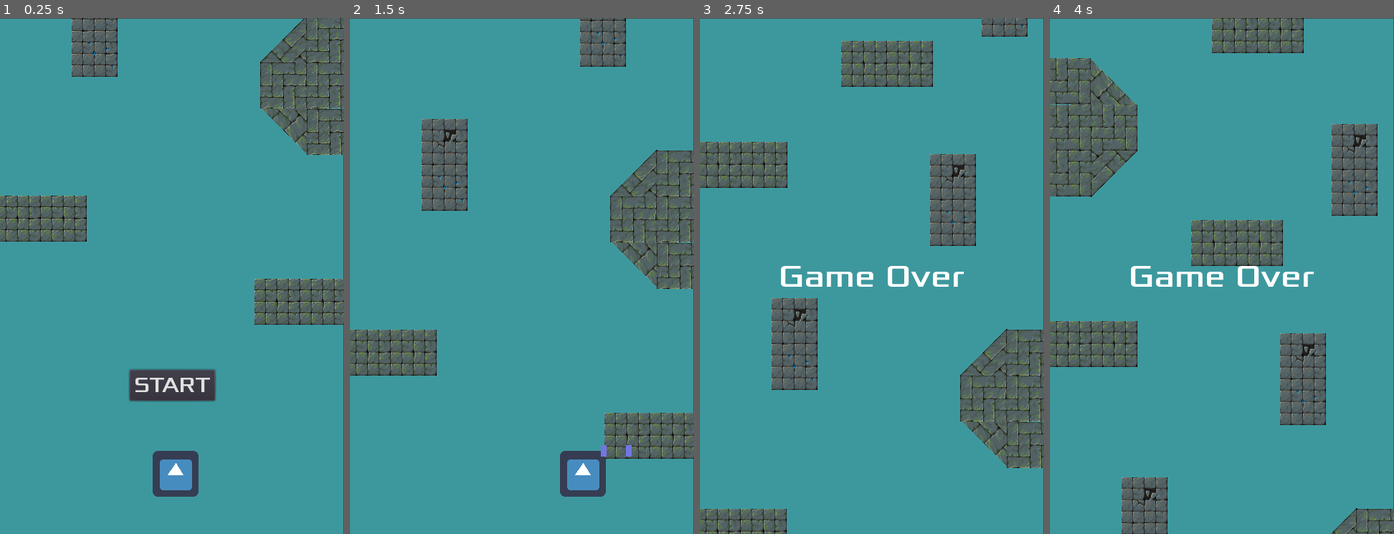
Above: before the commit, frames 1-4 (left to right).
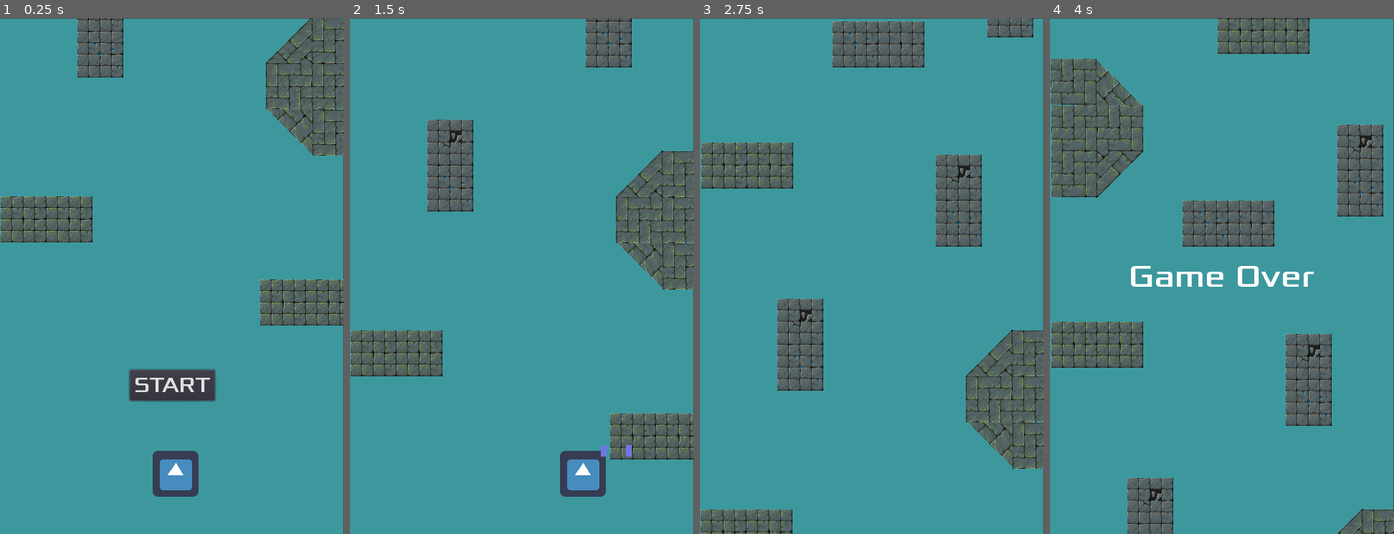
Above: after the commit, the same moments.

Repository: Harrison-Winters/Jet-Pack-Escape
Game: Godot game, scene res://Stage1.tscn
Same seed, same stepped clock (60 frames per second), same inputs: the game is played once before the commit and once after it. The engine's default icon, where the game draws it, is replaced by a stand-in: a white triangle on a blue panel in a dark square.
Inputs (mouse positions are in pixels of both pictures, inside the frame that each line leads up to):
- Up to frame 1 (0.25 s): no input
- Up to frame 2 (1.5 s): click "START" at 0.5 s; hold Right (ui_right) from 1.28 s (still down); hold Z (shoot) from 1.28 s (still down)
- Up to frame 3 (2.75 s): release Right (ui_right) at 2.03 s; release Z (shoot) at 2.03 s; hold Down (ui_down) from 2.03 s (still down); tap Z (shoot) at 2.1 s
- Up to frame 4 (4 s): release Down (ui_down) at 2.78 s; hold Right (ui_right) 2.78-3.5 s; hold Z (shoot) 2.78-3.5 s; click (1222, 384) at 3.5 s, where only the run before the commit has a clickable "START"

The runs differ from the first frame. In frame 1, 6.8% of the frame differs, in the area x 0-100%, y 0-60%; in frame 2, 7.0%; in frame 3, 11%; in frame 4, 12%, in the area x 0-100%, y 0-100%.

Commit message:
More Stage Building

Diff:
--- a/Jetpack Escape/Part1.tscn
+++ b/Jetpack Escape/Part1.tscn
@@ -1,19 +1,21 @@
-[gd_scene load_steps=6 format=2]
+[gd_scene load_steps=8 format=2]
 
 [ext_resource path="res://Wall1.tscn" type="PackedScene" id=1]
 [ext_resource path="res://Wall2.tscn" type="PackedScene" id=2]
 [ext_resource path="res://Wall3.tscn" type="PackedScene" id=3]
 [ext_resource path="res://WinArea.tscn" type="PackedScene" id=4]
 [ext_resource path="res://Obstacles.gd" type="Script" id=5]
+[ext_resource path="res://Wall5.tscn" type="PackedScene" id=6]
+[ext_resource path="res://Wall4.tscn" type="PackedScene" id=7]
 
 [node name="Part1" type="Node2D"]
 position = Vector2( -300, -51 )
+__meta__ = {
+"_edit_vertical_guides_": [ 750.0 ]
+}
 
-[node name="WinArea" parent="." groups=["ObstaclesPart1"] instance=ExtResource( 4 )]
-position = Vector2( 370, -2469 )
-collision_layer = 1024
-collision_mask = 1024
-script = ExtResource( 5 )
+[node name="Obstacle10" parent="." groups=["ObstaclesPart1"] instance=ExtResource( 2 )]
+position = Vector2( 530, -2950 )
 
 [node name="Obstacle1" parent="." groups=["ObstaclesPart1"] instance=ExtResource( 1 )]
 position = Vector2( 284, 325 )
@@ -37,7 +39,7 @@
 position = Vector2( 684, -462 )
 
 [node name="Obstacles" parent="." groups=["ObstaclesPart1"] instance=ExtResource( 1 )]
-position = Vector2( 488, -328 )
+position = Vector2( 721, -2947 )
 
 [node name="Wall3" parent="." groups=["ObstaclesPart1"] instance=ExtResource( 3 )]
 position = Vector2( 784, 205 )
@@ -67,16 +69,126 @@
 position = Vector2( 282, -1394 )
 
 [node name="Obstacles5" parent="." groups=["ObstaclesPart1"] instance=ExtResource( 1 )]
-position = Vector2( 719, -1724 )
+position = Vector2( 626, -1724 )
 
 [node name="Obstacles6" parent="." groups=["ObstaclesPart1"] instance=ExtResource( 1 )]
-position = Vector2( 534, -1896 )
+position = Vector2( 286, -3506 )
 
 [node name="Obstacles7" parent="." groups=["ObstaclesPart1"] instance=ExtResource( 1 )]
 position = Vector2( 281, -2051 )
 
 [node name="Obstacles8" parent="." groups=["ObstaclesPart1"] instance=ExtResource( 1 )]
-position = Vector2( 612, -2251 )
+position = Vector2( 544, -2258 )
 
 [node name="Obstacle9" parent="." groups=["ObstaclesPart1"] instance=ExtResource( 2 )]
 position = Vector2( 291, -1787 )
+
+[node name="Obstacles9" parent="." groups=["ObstaclesPart1"] instance=ExtResource( 1 )]
+position = Vector2( 283, -2874 )
+
+[node name="Obstacles10" parent="." groups=["ObstaclesPart1"] instance=ExtResource( 1 )]
+position = Vector2( 689, -2634 )
+
+[node name="WinArea" parent="." groups=["ObstaclesPart1"] instance=ExtResource( 4 )]
+position = Vector2( 541, -6756 )
+collision_layer = 1024
+collision_mask = 1024
+script = ExtResource( 5 )
+
+[node name="Node2D" parent="." groups=["ObstaclesPart1"] instance=ExtResource( 7 )]
+position = Vector2( 285, -2592 )
+
+[node name="Node2D2" parent="." groups=["ObstaclesPart1"] instance=ExtResource( 7 )]
+position = Vector2( 355, -3218 )
+
+[node name="Obstacles11" parent="." groups=["ObstaclesPart1"] instance=ExtResource( 1 )]
+position = Vector2( 645, -3173 )
+
+[node name="Node2D3" parent="." groups=["ObstaclesPart1"] instance=ExtResource( 6 )]
+position = Vector2( 448, -1905 )
+
+[node name="Node2D4" parent="." groups=["ObstaclesPart1"] instance=ExtResource( 6 )]
+position = Vector2( 499, -3452 )
+
+[node name="Node2D5" parent="." groups=["ObstaclesPart1"] instance=ExtResource( 6 )]
+position = Vector2( 468, -356 )
+
+[node name="Wall7" parent="." groups=["ObstaclesPart1"] instance=ExtResource( 3 )]
+position = Vector2( 803, -1961 )
+rotation = 3.14159
+
+[node name="Node2D6" parent="." groups=["ObstaclesPart1"] instance=ExtResource( 6 )]
+position = Vector2( 360, -3947 )
+
+[node name="Wall8" parent="." groups=["ObstaclesPart1"] instance=ExtResource( 3 )]
+position = Vector2( 640, -3769 )
+rotation = 1.5708
+
+[node name="Obstacle11" parent="." groups=["ObstaclesPart1"] instance=ExtResource( 2 )]
+position = Vector2( 657, -4073 )
+
+[node name="Node2D7" parent="." groups=["ObstaclesPart1"] instance=ExtResource( 7 )]
+position = Vector2( 420, -4329 )
+
+[node name="Obstacle12" parent="." groups=["ObstaclesPart1"] instance=ExtResource( 2 )]
+position = Vector2( 329, -4585 )
+
+[node name="Obstacles12" parent="." groups=["ObstaclesPart1"] instance=ExtResource( 1 )]
+position = Vector2( 551, -4535 )
+
+[node name="Wall9" parent="." groups=["ObstaclesPart1"] instance=ExtResource( 3 )]
+position = Vector2( 290, -4830 )
+
+[node name="Node2D8" parent="." groups=["ObstaclesPart1"] instance=ExtResource( 6 )]
+position = Vector2( 684, -4774 )
+
+[node name="Wall10" parent="." instance=ExtResource( 6 )]
+position = Vector2( 504, -2471 )
+
+[node name="Wall1" parent="." instance=ExtResource( 1 )]
+position = Vector2( 284, -5094 )
+
+[node name="Wall1" parent="Wall1" instance=ExtResource( 1 )]
+position = Vector2( 128, 0 )
+
+[node name="Wall2" parent="." instance=ExtResource( 1 )]
+position = Vector2( 640, -5094 )
+
+[node name="Wall11" parent="." instance=ExtResource( 1 )]
+position = Vector2( 286, -5406 )
+
+[node name="Wall12" parent="." instance=ExtResource( 7 )]
+position = Vector2( 524, -5331 )
+
+[node name="Wall13" parent="." instance=ExtResource( 1 )]
+position = Vector2( 454, -5557 )
+
+[node name="Wall14" parent="." instance=ExtResource( 6 )]
+position = Vector2( 667, -5511 )
+
+[node name="Wall15" parent="." instance=ExtResource( 1 )]
+position = Vector2( 291, -5729 )
+
+[node name="Wall16" parent="." instance=ExtResource( 6 )]
+position = Vector2( 287, -5908 )
+
+[node name="Wall17" parent="." instance=ExtResource( 7 )]
+position = Vector2( 509, -5865 )
+
+[node name="Wall18" parent="." instance=ExtResource( 6 )]
+position = Vector2( 649, -6006 )
+
+[node name="Wall19" parent="." instance=ExtResource( 7 )]
+position = Vector2( 398, -6122 )
+
+[node name="Wall20" parent="." instance=ExtResource( 1 )]
+position = Vector2( 288, -6297 )
+
+[node name="Wall21" parent="." instance=ExtResource( 6 )]
+position = Vector2( 454, -6406 )
+
+[node name="Wall22" parent="." instance=ExtResource( 1 )]
+position = Vector2( 682, -6589 )
+
+[node name="Wall23" parent="." instance=ExtResource( 1 )]
+position = Vector2( 551, -6590 )
--- a/Jetpack Escape/Stage1.tscn
+++ b/Jetpack Escape/Stage1.tscn
@@ -64,7 +64,7 @@
 [node name="HUD" parent="." instance=ExtResource( 4 )]
 
 [node name="Part1" parent="." instance=ExtResource( 6 )]
-position = Vector2( -292, -78 )
+position = Vector2( -284, -77 )
 script = ExtResource( 7 )
 
 [node name="StartTimer" type="Timer" parent="."]
--- a/Jetpack Escape/Wall.gd
+++ b/Jetpack Escape/Wall.gd
@@ -1,13 +1,17 @@
 extends Node2D
 
+var velocity = Vector2.ZERO
 
 
 func _ready():
-	pass # Replace with function body.
+	pass
 
 func _process(delta):
-	var velocity = Vector2.DOWN * 200
+#	var velocity = Vector2.DOWN * 200
 	position += velocity * delta
 
-	if position.y > 800:
-		position.y = -800
+#	if position.y > 800:
+#		position.y = -800
+
+func update_velocity():
+	velocity = Vector2.DOWN * 200
--- a/Jetpack Escape/Wall1.tscn
+++ b/Jetpack Escape/Wall1.tscn
@@ -3,7 +3,7 @@
 [ext_resource path="res://art/png/TILE_1A.png" type="Texture" id=1]
 [ext_resource path="res://Obstacles.gd" type="Script" id=2]
 
-[node name="Obstacles" type="Node2D"]
+[node name="Wall1" type="Node2D"]
 script = ExtResource( 2 )
 
 [node name="StaticBody2D" type="StaticBody2D" parent="."]
--- a/Jetpack Escape/Wall2.tscn
+++ b/Jetpack Escape/Wall2.tscn
@@ -4,7 +4,7 @@
 [ext_resource path="res://Obstacles.gd" type="Script" id=2]
 [ext_resource path="res://art/png/TILE_2E.png" type="Texture" id=3]
 
-[node name="Obstacle2" type="Node2D"]
+[node name="Wall2" type="Node2D"]
 script = ExtResource( 2 )
 
 [node name="StaticBody2D" type="StaticBody2D" parent="."]
--- /dev/null
+++ b/Jetpack Escape/Wall4.tscn
@@ -0,0 +1,33 @@
+[gd_scene load_steps=5 format=2]
+
+[ext_resource path="res://art/png/TILE_1C.png" type="Texture" id=1]
+[ext_resource path="res://art/png/TILE_1D.png" type="Texture" id=2]
+[ext_resource path="res://Wall.gd" type="Script" id=3]
+
+[sub_resource type="RectangleShape2D" id=1]
+extents = Vector2( 65.5, 66 )
+
+[node name="Wall4" type="Node2D"]
+script = ExtResource( 3 )
+
+[node name="StaticBody2D" type="StaticBody2D" parent="."]
+
+[node name="CollisionShape2D" type="CollisionShape2D" parent="StaticBody2D"]
+position = Vector2( 64.5, 65 )
+shape = SubResource( 1 )
+
+[node name="Tile1c" type="Sprite" parent="."]
+position = Vector2( 33, 33 )
+texture = ExtResource( 1 )
+
+[node name="Tile1c2" type="Sprite" parent="."]
+position = Vector2( 97, 33 )
+texture = ExtResource( 1 )
+
+[node name="Tile1d" type="Sprite" parent="."]
+position = Vector2( 97, 97 )
+texture = ExtResource( 2 )
+
+[node name="Tile1c3" type="Sprite" parent="."]
+position = Vector2( 33, 97 )
+texture = ExtResource( 1 )
--- /dev/null
+++ b/Jetpack Escape/Wall5.tscn
@@ -0,0 +1,25 @@
+[gd_scene load_steps=5 format=2]
+
+[ext_resource path="res://art/png/TILE_2E.png" type="Texture" id=1]
+[ext_resource path="res://art/png/TILE_2A.png" type="Texture" id=2]
+[ext_resource path="res://Wall.gd" type="Script" id=3]
+
+[sub_resource type="RectangleShape2D" id=1]
+extents = Vector2( 65, 33 )
+
+[node name="Wall5" type="Node2D"]
+script = ExtResource( 3 )
+
+[node name="StaticBody2D" type="StaticBody2D" parent="."]
+
+[node name="CollisionShape2D" type="CollisionShape2D" parent="StaticBody2D"]
+position = Vector2( 65, 33 )
+shape = SubResource( 1 )
+
+[node name="Tile2a" type="Sprite" parent="StaticBody2D"]
+position = Vector2( 97, 33 )
+texture = ExtResource( 2 )
+
+[node name="Tile2e" type="Sprite" parent="StaticBody2D"]
+position = Vector2( 33, 33 )
+texture = ExtResource( 1 )
--- /dev/null
+++ b/Jetpack Escape/Wall6.tscn
@@ -0,0 +1,33 @@
+[gd_scene load_steps=5 format=2]
+
+[ext_resource path="res://art/png/TILE_2C.png" type="Texture" id=1]
+[ext_resource path="res://art/png/TILE_2D.png" type="Texture" id=2]
+[ext_resource path="res://Wall.gd" type="Script" id=3]
+
+[sub_resource type="RectangleShape2D" id=1]
+extents = Vector2( 65, 65 )
+
+[node name="Wall6" type="Node2D"]
+script = ExtResource( 3 )
+
+[node name="StaticBody2D" type="StaticBody2D" parent="."]
+
+[node name="CollisionShape2D" type="CollisionShape2D" parent="StaticBody2D"]
+position = Vector2( 65, 65 )
+shape = SubResource( 1 )
+
+[node name="Tile2d" type="Sprite" parent="."]
+position = Vector2( 33, 33 )
+texture = ExtResource( 2 )
+
+[node name="Tile2d2" type="Sprite" parent="."]
+position = Vector2( 97, 33 )
+texture = ExtResource( 2 )
+
+[node name="Tile2c2" type="Sprite" parent="."]
+position = Vector2( 97, 97 )
+texture = ExtResource( 1 )
+
+[node name="Tile2d3" type="Sprite" parent="."]
+position = Vector2( 33, 97 )
+texture = ExtResource( 2 )
--- /dev/null
+++ b/Jetpack Escape/Wall7.tscn
@@ -0,0 +1,40 @@
+[gd_scene load_steps=6 format=2]
+
+[ext_resource path="res://art/png/TILE_1C.png" type="Texture" id=1]
+[ext_resource path="res://art/png/TILE_1D.png" type="Texture" id=2]
+[ext_resource path="res://Wall.gd" type="Script" id=3]
+
+[sub_resource type="RectangleShape2D" id=1]
+extents = Vector2( 65.5, 33.5 )
+
+[sub_resource type="RectangleShape2D" id=2]
+extents = Vector2( 64, 33 )
+
+[node name="Wall7" type="Node2D"]
+script = ExtResource( 3 )
+
+[node name="StaticBody2D" type="StaticBody2D" parent="."]
+
+[node name="CollisionShape2D" type="CollisionShape2D" parent="StaticBody2D"]
+position = Vector2( 64.5, 32.5 )
+shape = SubResource( 1 )
+
+[node name="CollisionShape2D2" type="CollisionShape2D" parent="StaticBody2D"]
+position = Vector2( 128, 97 )
+shape = SubResource( 2 )
+
+[node name="Tile1d2" type="Sprite" parent="StaticBody2D"]
+position = Vector2( 33, 33 )
+texture = ExtResource( 2 )
+
+[node name="Tile1c" type="Sprite" parent="StaticBody2D"]
+position = Vector2( 159, 97 )
+texture = ExtResource( 1 )
+
+[node name="Tile1c2" type="Sprite" parent="StaticBody2D"]
+position = Vector2( 97, 33 )
+texture = ExtResource( 1 )
+
+[node name="Tile1d" type="Sprite" parent="StaticBody2D"]
+position = Vector2( 97, 97 )
+texture = ExtResource( 2 )
Binary file removed: Jetpack Escape/art/png/BRICK_1B.png
Not shown, removed: Jetpack Escape/art/png/BRICK_1B.png.import
Binary file removed: Jetpack Escape/art/png/BRICK_2A.png
Not shown, removed: Jetpack Escape/art/png/BRICK_2A.png.import
Binary file removed: Jetpack Escape/art/png/BRICK_2B.png
Not shown, removed: Jetpack Escape/art/png/BRICK_2B.png.import
Binary file removed: Jetpack Escape/art/png/BRICK_3A.png
Not shown, removed: Jetpack Escape/art/png/BRICK_3A.png.import
Binary file removed: Jetpack Escape/art/png/BRICK_3B.png
Not shown, removed: Jetpack Escape/art/png/BRICK_3B.png.import
Binary file removed: Jetpack Escape/art/png/CONCRETE_1A.png
Not shown, removed: Jetpack Escape/art/png/CONCRETE_1A.png.import
(and 60 more such lines)
